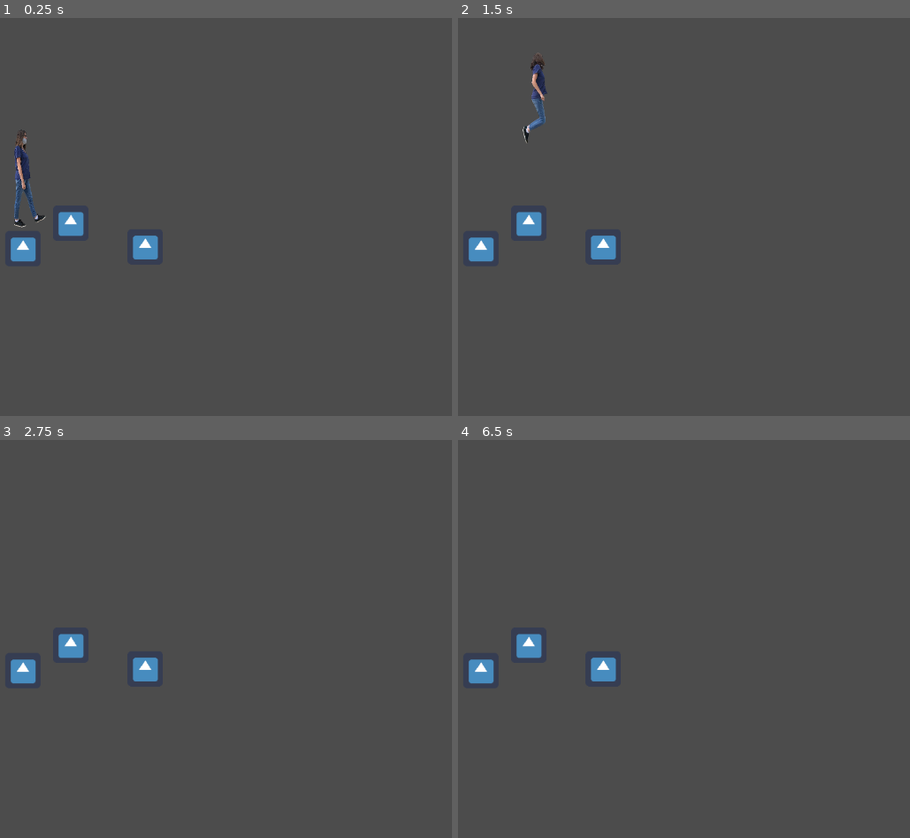
Above: before the commit, frames 1-4 (two rows, left to right).
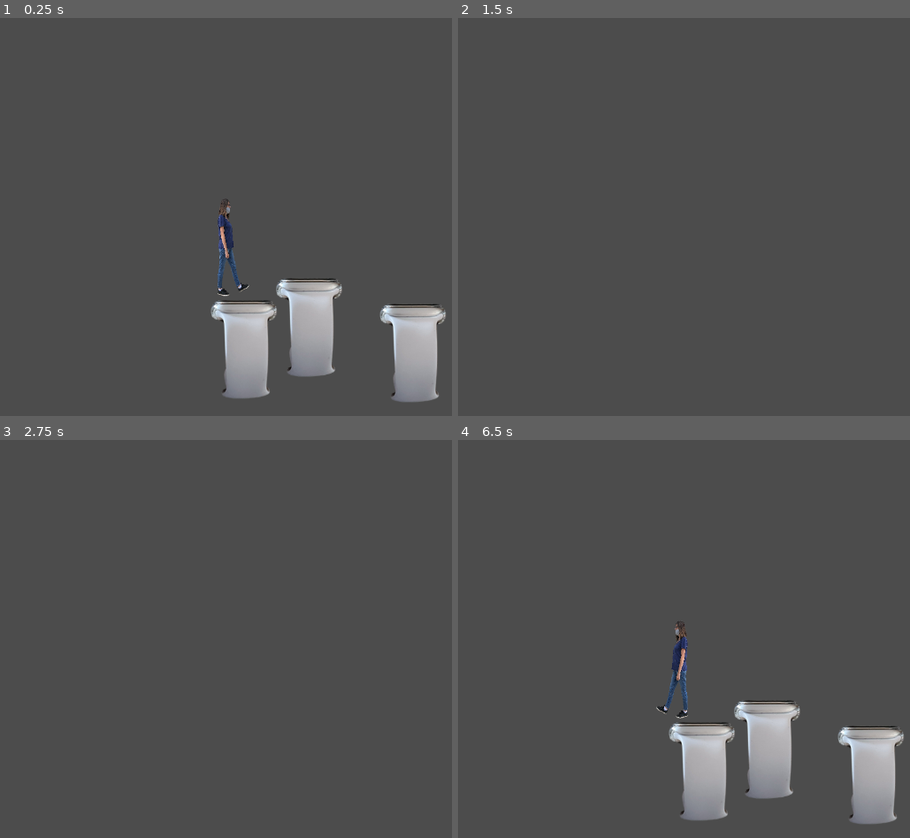
Above: after the commit, the same moments.

Repository: KGP-67/AR218_Petzold
Game: Godot game, scene res://Scenes/Level one.tscn
Two runs of this game, one before a commit and one after it. Both use one fixed random seed, a clock stepped at 60 frames per second and the inputs below. The project has no main scene, so this scene is started directly. The engine's default icon, where the game draws it, is replaced by a stand-in: a white triangle on a blue panel in a dark square.
Inputs:
- Up to frame 1 (0.25 s): no input
- Up to frame 2 (1.5 s): tap Enter at 0.5 s; hold Right (right) from 0.53 s (still down); tap Space (jump) at 0.77 s
- Up to frame 3 (2.75 s): tap Space (jump) at 1.52, 2 s; release Right (right) at 2.03 s; hold Left (left) from 2.03 s (still down)
- Up to frame 4 (6.5 s): tap Enter at 2.75, 4.25 s; release Left (left) at 2.78 s; hold Right (right) 2.78-4.28 s; tap Space (jump) at 3.02, 3.5, 3.77, 4.52, 5, 6.02 s; hold Left (left) 4.28-5.03 s; hold Right (right) 5.03-5.78 s; hold Left (left) from 5.78 s (still down)

The runs differ from the first frame. In frame 1, 9.7% of the frame differs, in the area x 2-99%, y 28-97%; in frame 2, 1.5%; in frame 3, 1.0%; in frame 4, 9.1%.

Commit message:
October 5

Diff:
--- /dev/null
+++ b/PlatformerGodot/Scenes/Collectable.gd
@@ -0,0 +1,7 @@
+extends Area2D
+
+
+
+func _on_Collectable_body_entered(body):
+	quene_free()
+	pass # Replace with function body.
--- /dev/null
+++ b/PlatformerGodot/Scenes/Collectable.tscn
@@ -0,0 +1,21 @@
+[gd_scene load_steps=4 format=2]
+
+[ext_resource path="res://Platform types/Thor's hamer item.png" type="Texture" id=1]
+[ext_resource path="res://Scenes/Collectable.gd" type="Script" id=2]
+
+[sub_resource type="CapsuleShape2D" id=1]
+radius = 17.3225
+height = 30.9194
+
+[node name="Collectable" type="Area2D"]
+script = ExtResource( 2 )
+
+[node name="Sprite" type="Sprite" parent="."]
+texture = ExtResource( 1 )
+
+[node name="CollisionShape2D" type="CollisionShape2D" parent="."]
+position = Vector2( -1.78383, -95.1366 )
+rotation = 1.5708
+shape = SubResource( 1 )
+
+[connection signal="body_entered" from="." to="." method="_on_Collectable_body_entered"]
--- a/PlatformerGodot/Scenes/Level one.tscn
+++ b/PlatformerGodot/Scenes/Level one.tscn
@@ -1,18 +1,29 @@
-[gd_scene load_steps=3 format=2]
+[gd_scene load_steps=4 format=2]
 
 [ext_resource path="res://Scenes/Player.tscn" type="PackedScene" id=1]
-[ext_resource path="res://Scenes/Platform one.tscn" type="PackedScene" id=2]
+[ext_resource path="res://Scenes/Platform2_Watch.tscn" type="PackedScene" id=2]
+
+[sub_resource type="RectangleShape2D" id=1]
+extents = Vector2( 1134.14, 16.2742 )
 
 [node name="Level one" type="Node2D"]
 
+[node name="Area2D" type="Area2D" parent="."]
+
+[node name="CollisionShape2D" type="CollisionShape2D" parent="Area2D"]
+position = Vector2( 622.49, 739.215 )
+shape = SubResource( 1 )
+
+[node name="Platform2_Watch" parent="." instance=ExtResource( 2 )]
+position = Vector2( 157.627, 481.376 )
+
+[node name="Platform2_Watch2" parent="." instance=ExtResource( 2 )]
+position = Vector2( 275.611, 441.733 )
+
+[node name="Platform2_Watch3" parent="." instance=ExtResource( 2 )]
+position = Vector2( 463.442, 487.983 )
+
 [node name="AnimatedSprite" parent="." instance=ExtResource( 1 )]
-position = Vector2( 271.978, 272.957 )
+position = Vector2( 119.07, 242.753 )
 
-[node name="Platform one" parent="." instance=ExtResource( 2 )]
-position = Vector2( 270.25, 417.273 )
-
-[node name="Platform one2" parent="." instance=ExtResource( 2 )]
-position = Vector2( 356.68, 371.252 )
-
-[node name="Platform one3" parent="." instance=ExtResource( 2 )]
-position = Vector2( 491.375, 413.906 )
+[connection signal="body_entered" from="Area2D" to="AnimatedSprite" method="_on_Area2D_body_entered"]
--- /dev/null
+++ b/PlatformerGodot/Scenes/Platform2_Watch.tscn
@@ -0,0 +1,17 @@
+[gd_scene load_steps=3 format=2]
+
+[ext_resource path="res://Platform types/Watch side item.png" type="Texture" id=1]
+
+[sub_resource type="CapsuleShape2D" id=1]
+radius = 13.4132
+height = 93.2246
+
+[node name="Platform2_Watch" type="StaticBody2D"]
+
+[node name="Sprite" type="Sprite" parent="."]
+texture = ExtResource( 1 )
+
+[node name="CollisionShape2D" type="CollisionShape2D" parent="."]
+position = Vector2( -9.52441, -73.8141 )
+rotation = 1.5708
+shape = SubResource( 1 )
--- a/PlatformerGodot/Scenes/Player.gd
+++ b/PlatformerGodot/Scenes/Player.gd
@@ -31,3 +31,11 @@
 	velocity =move_and_slide(velocity, Vector2.UP)
 
 	velocity.x = lerp(velocity.x, 0, 0.1)
+
+
+
+
+
+func _on_Area2D_body_entered(body):
+	get_tree().change_scene("res://Scenes/Level one.tscn")
+	pass # Replace with function body.
--- a/PlatformerGodot/Scenes/Player.tscn
+++ b/PlatformerGodot/Scenes/Player.tscn
@@ -17,14 +17,14 @@
 "name": "idle",
 "speed": 5.0
 }, {
-"frames": [ ExtResource( 4 ), ExtResource( 5 ) ],
-"loop": true,
-"name": "climb",
-"speed": 5.0
-}, {
 "frames": [ ExtResource( 2 ), ExtResource( 7 ), ExtResource( 8 ), ExtResource( 6 ) ],
 "loop": true,
 "name": "walk",
+"speed": 5.0
+}, {
+"frames": [ ExtResource( 3 ) ],
+"loop": true,
+"name": "crouch",
 "speed": 5.0
 }, {
 "frames": [ ExtResource( 1 ) ],
@@ -32,18 +32,25 @@
 "name": "air",
 "speed": 5.0
 }, {
-"frames": [ ExtResource( 3 ) ],
+"frames": [ ExtResource( 4 ), ExtResource( 5 ) ],
 "loop": true,
-"name": "crouch",
+"name": "climb",
 "speed": 5.0
 } ]
 
 [sub_resource type="CapsuleShape2D" id=2]
-radius = 26.0276
-height = 129.427
+radius = 16.0276
+height = 153.427
 
 [node name="Player" type="KinematicBody2D"]
 script = ExtResource( 9 )
+
+[node name="Camera2D" type="Camera2D" parent="."]
+current = true
+drag_margin_h_enabled = true
+drag_margin_v_enabled = true
+smoothing_enabled = true
+smoothing_speed = 720.0
 
 [node name="AnimatedSprite" type="AnimatedSprite" parent="."]
 position = Vector2( 4.39476, 2.63541 )
--- a/PlatformerGodot/project.godot
+++ b/PlatformerGodot/project.godot
@@ -46,6 +46,14 @@
  ]
 }
 
+[layer_names]
+
+2d_physics/layer_1="Player"
+2d_physics/layer_2="platform"
+2d_physics/layer_3="fallzone"
+2d_physics/layer_4="item"
+2d_physics/layer_5="enemy"
+
 [physics]
 
 common/enable_pause_aware_picking=true
Binary file added: PlatformerGodot/Platform types/Pencil 256 item.png
Not shown, added: PlatformerGodot/Platform types/Pencil 256 item.png.import
Binary file added: PlatformerGodot/Platform types/Thor's hamer item.png
Not shown, added: PlatformerGodot/Platform types/Thor's hamer item.png.import
Binary file added: PlatformerGodot/Platform types/Watch side item.png
Not shown, added: PlatformerGodot/Platform types/Watch side item.png.import
